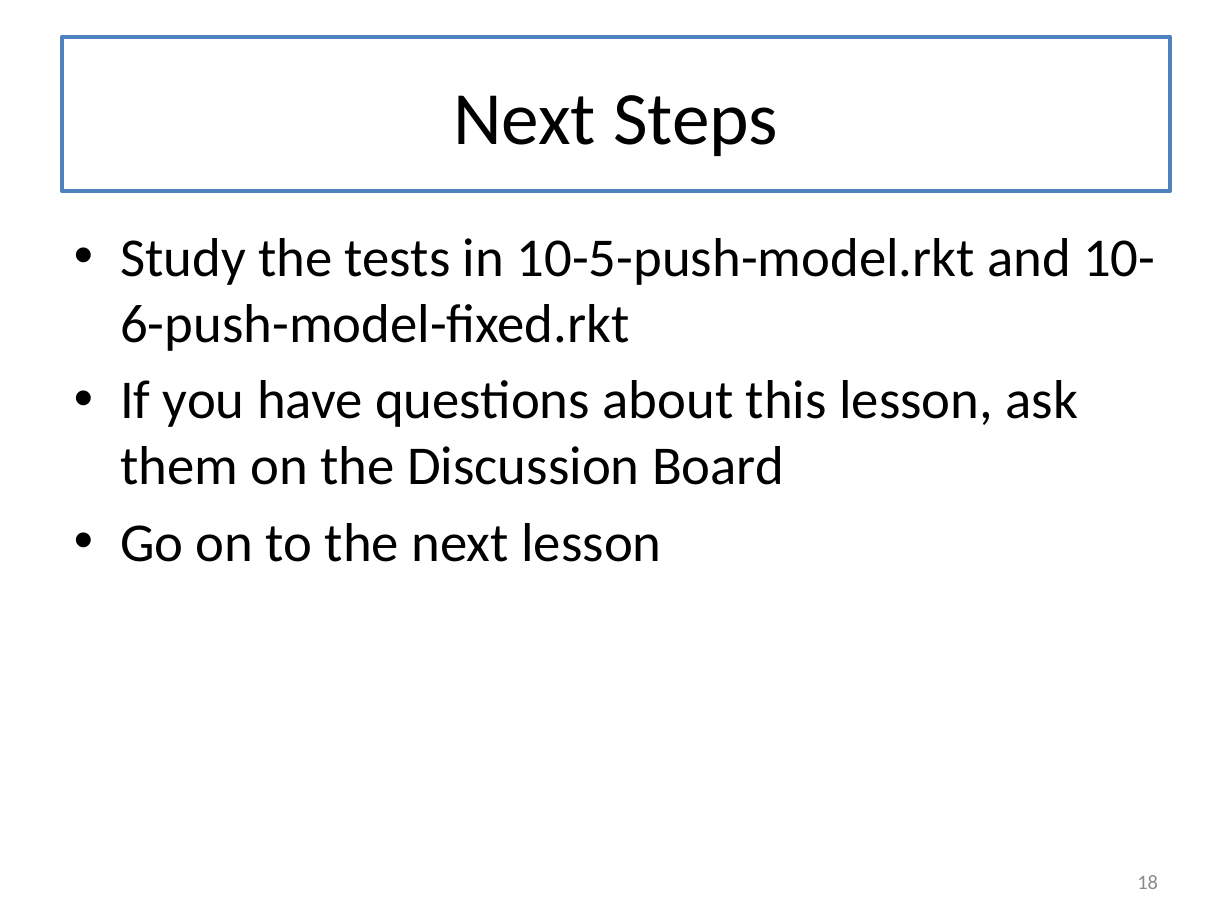
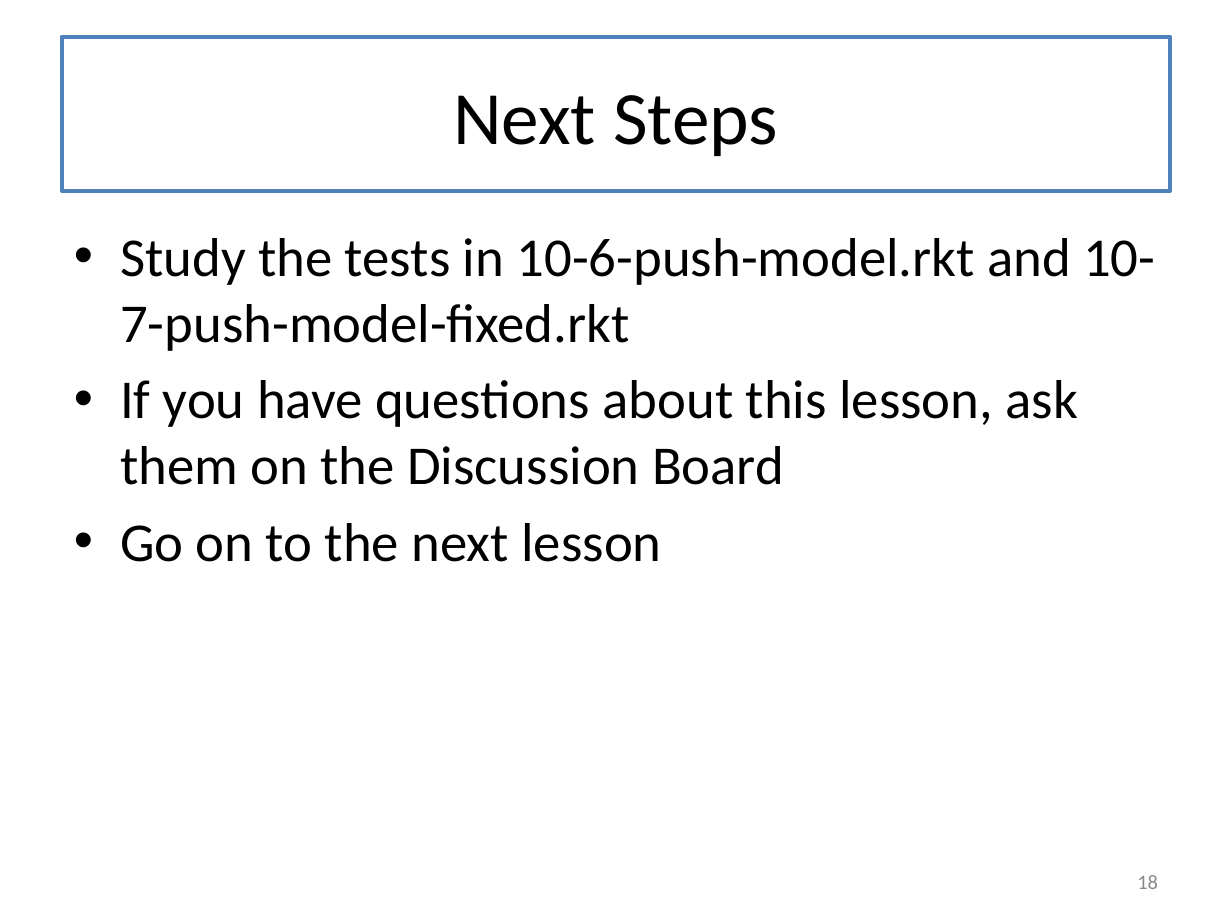
Before and after one commit to mwand/cs5010f16, a slide deck: slide 18 of Slides/Lesson 10.7 Testing Mutable Objects.pptx. Drawn at 1232x924 pixels with LibreOffice and Linux fonts; fonts in the diff are those of the drawing. Boxes give left, top, right and bottom in pixels: in the first picture for what was removed or moved away, otherwise in the second. Text is boxed around its words. In the diff, an @@ line names an element or a change of style, - is before the commit and + after.

```diff
--- a/Slides/Lesson 10.7 Testing Mutable Objects.pptx
+++ b/Slides/Lesson 10.7 Testing Mutable Objects.pptx
@@ text at [120, 238, 1155, 351]: text changed @@
-• Study the tests in 10-5-push-model.rkt and 10-6-push-model-fixed.rkt
+• Study the tests in 10-6-push-model.rkt and 10-7-push-model-fixed.rkt
```
Also in this commit, not shown: 9 other slides changed, 8 other files.
